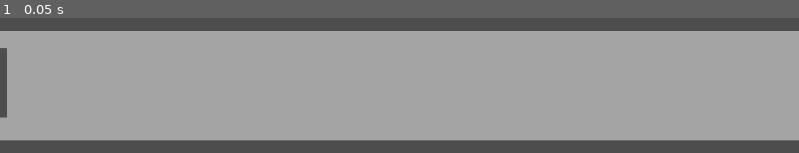
Above: before the commit, frame 1.
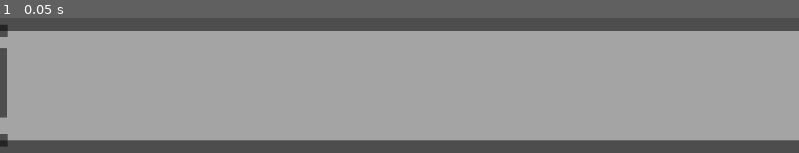
Above: after the commit, the same moment.

Repository: cgsdev0/giggle-groove
Game: Godot game, scene res://main.tscn
The game is run twice, just before and just after one commit, with the same random seed, the same clock (stepped at 60 frames per second) and the same inputs.
Inputs:
- Up to frame 1 (0.05 s): no input

The runs differ from the first frame. In frame 1, 0.2% of the frame differs, in the area x 0-2%, y 5-96%.
Error in both runs: Cannot call method 'get_length' on a null value. (res://not_joke.gd:41)

Commit message:
more jokes

Diff:
--- a/main.tscn
+++ b/main.tscn
@@ -2,7 +2,7 @@
 
 [ext_resource type="Theme" uid="uid://cma485vc1b1ab" path="res://joke.theme" id="1_agnvs"]
 [ext_resource type="Script" path="res://not_joke.gd" id="1_c476h"]
-[ext_resource type="Resource" uid="uid://cmg0kr0heauom" path="res://jokes/chicken.txt" id="2_1ln6f"]
+[ext_resource type="Resource" uid="uid://bjfia61sy4tgg" path="res://jokes/captain_speaking.txt" id="3_3jfhd"]
 
 [node name="Node" type="Node"]
 
@@ -15,7 +15,7 @@
 grow_vertical = 2
 theme = ExtResource("1_agnvs")
 script = ExtResource("1_c476h")
-joke = ExtResource("2_1ln6f")
+joke = ExtResource("3_3jfhd")
 metadata/_edit_use_anchors_ = true
 
 [node name="AudioStreamPlayer" type="AudioStreamPlayer" parent="Control"]
@@ -50,3 +50,25 @@
 offset_right = 10.0
 offset_bottom = 125.0
 color = Color(0, 0, 0, 0.533333)
+
+[node name="Precursor" type="Control" parent="Control"]
+layout_mode = 1
+anchors_preset = 9
+anchor_bottom = 1.0
+grow_vertical = 2
+
+[node name="Bar" type="ColorRect" parent="Control/Precursor"]
+layout_mode = 0
+offset_left = -140.0
+offset_top = -9.0
+offset_right = 11.0
+offset_bottom = 9.0
+color = Color(0, 0, 0, 0.533333)
+
+[node name="Bar2" type="ColorRect" parent="Control/Precursor"]
+layout_mode = 0
+offset_left = -140.0
+offset_top = 149.0
+offset_right = 11.0
+offset_bottom = 167.0
+color = Color(0, 0, 0, 0.533333)
--- a/scripts/joke_word.gd
+++ b/scripts/joke_word.gd
@@ -13,10 +13,10 @@
 func _ready():
 	var l = get_child(0)
 	string_size = l.get_theme_font("font").get_string_size(label.label, HORIZONTAL_ALIGNMENT_LEFT, -1, l.get_theme_font_size("font_size"))
-	var initial_size = anchor_right - anchor_left
-	var min_size = (string_size.x + 16) / controller.get_rect().size.x
-	if min_size > initial_size:
-		anchor_right = anchor_left + min_size
+#	var initial_size = anchor_right - anchor_left
+#	var min_size = (string_size.x + 16) / controller.get_rect().size.x
+#	if min_size > initial_size:
+#		anchor_right = anchor_left + min_size
 
 	default_text()
 
Not shown, added: jokes/captain_speaking.txt
Not shown, added: jokes/captain_speaking.txt.import
Not shown, changed: jokes/chicken.txt
Not shown, added: jokes/robot_joke_10.wav.import
Not shown, added: jokes/robot_joke_2.wav.import
Not shown, added: jokes/robot_joke_3.wav.import
Not shown, added: jokes/robot_joke_4.wav.import
Not shown, added: jokes/robot_joke_5.wav.import
Not shown, added: jokes/robot_joke_6.wav.import
Not shown, added: jokes/robot_joke_7.wav.import
Not shown, added: jokes/robot_joke_8.wav.import
Not shown, added: jokes/robot_joke_9.wav.import
(and 12 more such lines)
